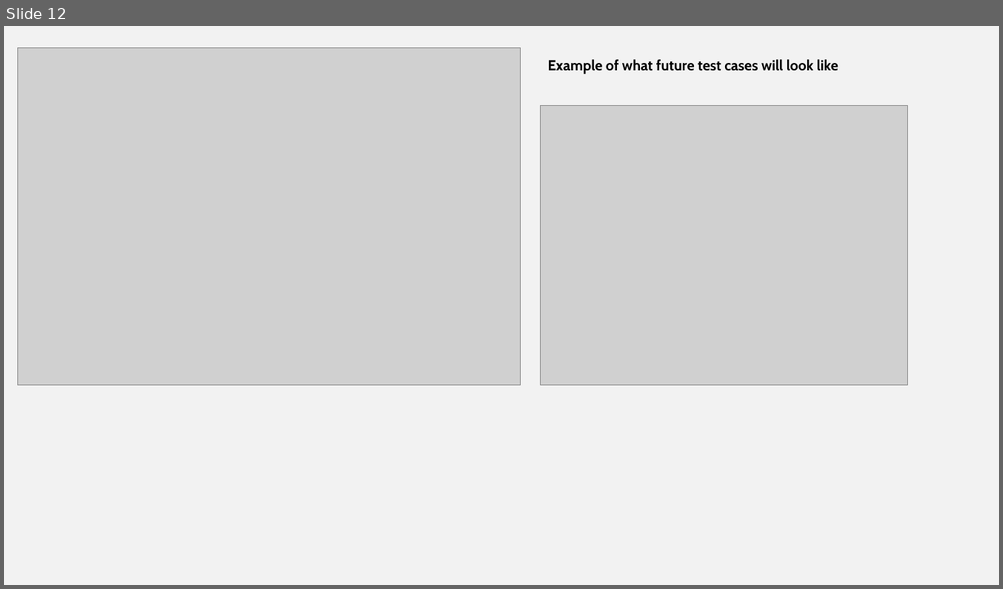
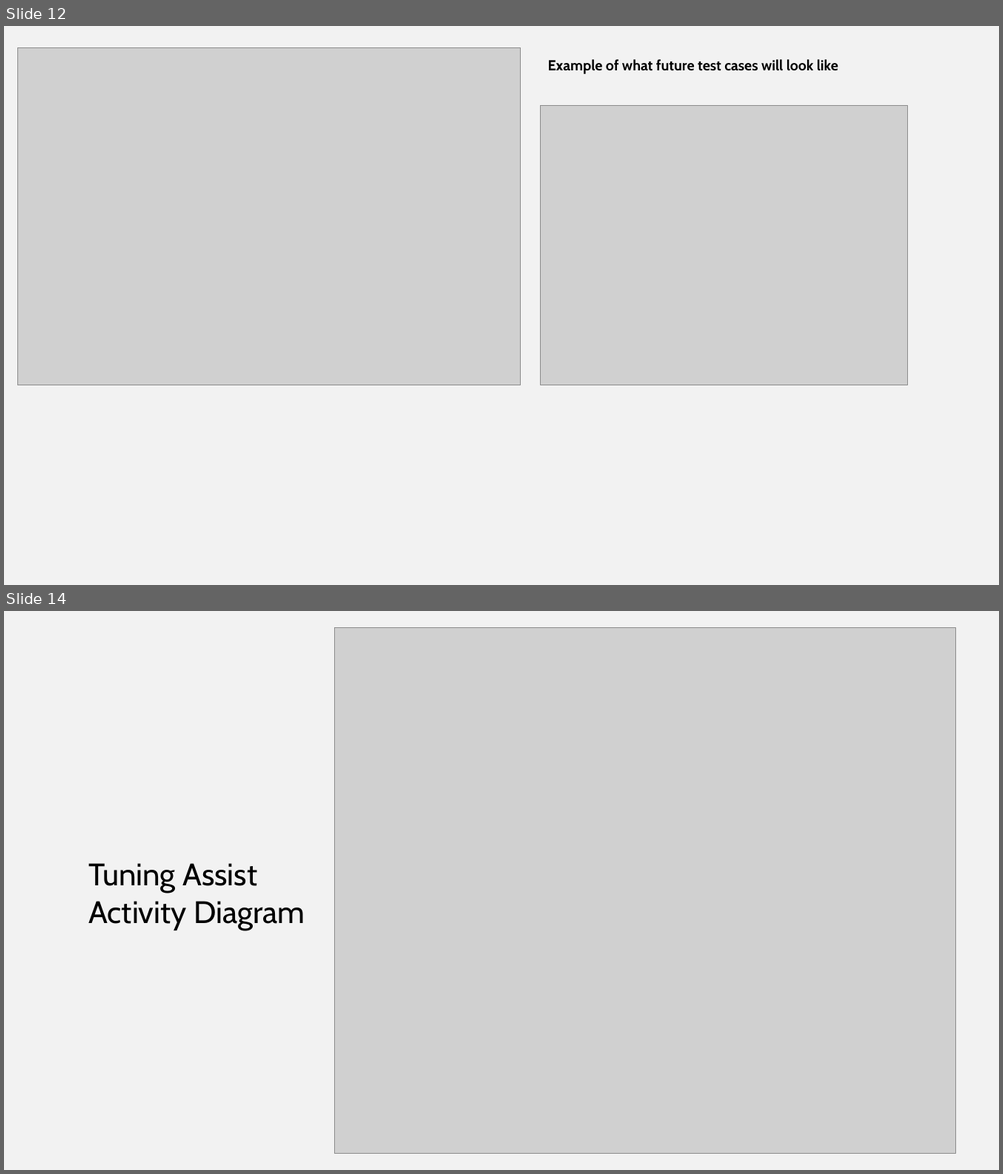
Before and after one commit to Thatawesomeguy4/FiddlePracticeAppCPSC4910, a slide deck: Fid'Lin Presentation1.1.pptx. Shown one above the other, each under a label of ours: slide 12 before the commit, slides 12 and 14 after it; the slides between them are not shown. The pictures are 1003x589 and 1003x1174 pixels, drawn with LibreOffice and Linux fonts; fonts in the diff are those of the drawing; grey boxes stand for pictures. Boxes give left, top, right and bottom in pixels: in the first picture for what was removed or moved away, otherwise in the second. Text is boxed around its words. In the diff, an @@ line names an element or a change of style, - is before the commit and + after.

```diff
--- a/Fid'Lin Presentation1.1.pptx
+++ b/Fid'Lin Presentation1.1.pptx
@@ slide 14 added at <box>4,611,999,1170</box>, background #F2F2F2 @@
@@ picture added at <box>335,627,956,1153</box> @@
@@ text added at <box>88,863,304,931</box>, 30 pt, text #000000 @@
+Tuning Assist
+Activity Diagram
```
Also in this commit, not shown: 1 slide changed, 4 other slides added.
